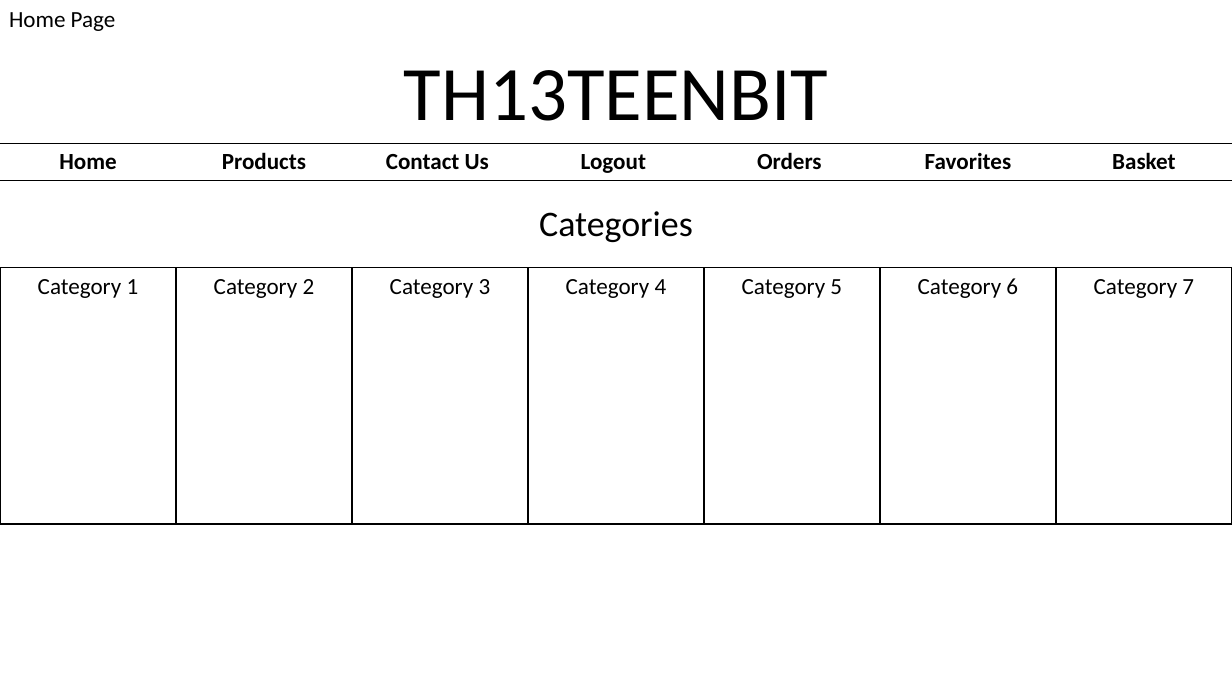
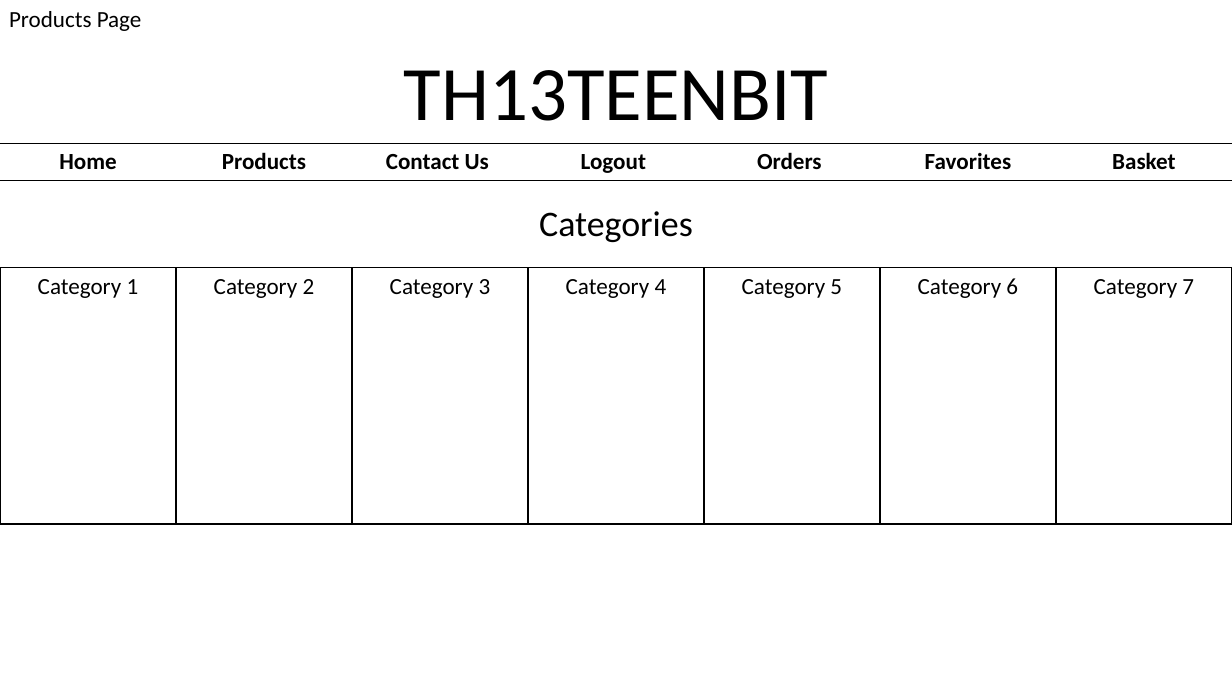
Before and after one commit to HassanAliause/Team-13-TP2, a slide deck: slide 3 of Team 13 Storyboard.pptx (slide 2 before the commit). Drawn at 1232x693 pixels with LibreOffice and Linux fonts; fonts in the diff are those of the drawing. Boxes give left, top, right and bottom in pixels: in the first picture for what was removed or moved away, otherwise in the second. Text is boxed around its words. In the diff, an @@ line names an element or a change of style, - is before the commit and + after.

Commit message:
Update Team 13 Storyboard.pptx
- Added Home, Product and Individual Products page

```diff
--- a/Team 13 Storyboard.pptx
+++ b/Team 13 Storyboard.pptx
@@ text at (9,11,142,31): text changed @@
-Home Page
+Products Page
```
Also in this commit, not shown: 2 slides added.
